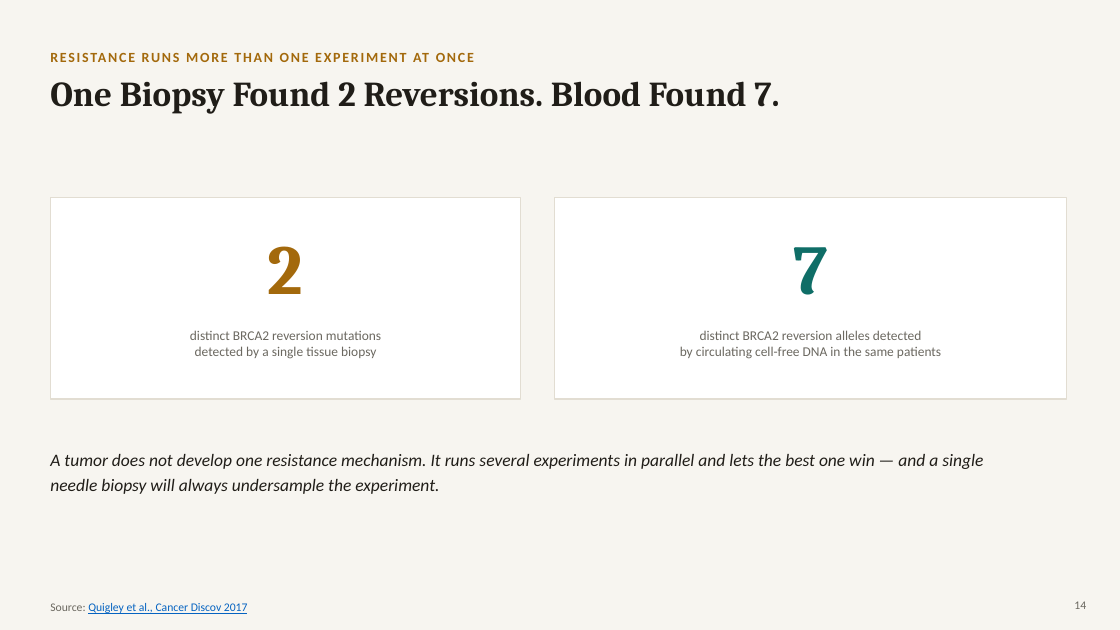
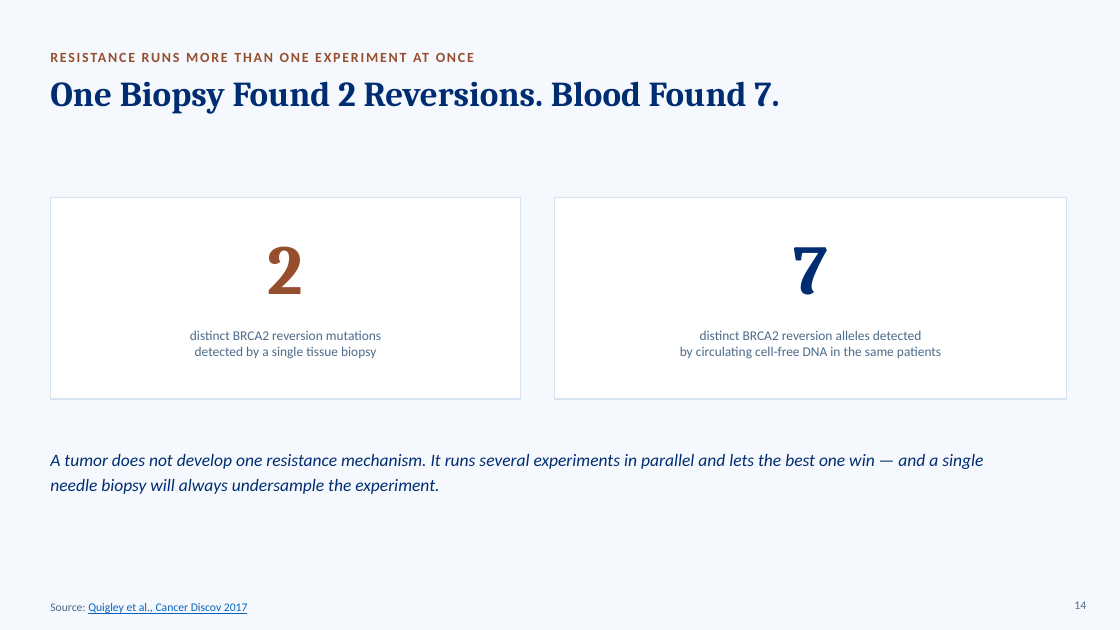
Before and after one commit to kpienta-cloud/FENG, a slide deck: slide 14 of slides/Transformative_Science_Feng_Keynote.pptx. Drawn at 1120x630 pixels with LibreOffice and Linux fonts; fonts in the diff are those of the drawing. Boxes give left, top, right and bottom in pixels: in the first picture for what was removed or moved away, otherwise in the second. Text is boxed around its words. In the diff, an @@ line names an element or a change of style, - is before the commit and + after.

Commit message:
Re-theme keynote deck with official Johns Hopkins brand colors (Heritage Blue / Spirit Blue / Gold)

```diff
--- a/slides/Transformative_Science_Feng_Keynote.pptx
+++ b/slides/Transformative_Science_Feng_Keynote.pptx
@@ background #F7F5F0 to #F5F8FC @@
@@ text "RESISTANCE RUNS MORE THAN ONE ..." at [413, 53, 429, 62]: text colour #A3690C to #964F2E @@
@@ text "One Biopsy Found 2 Reversions. ..." at [50, 81, 779, 114]: text colour #201D18 to #002D72 @@
@@ rectangle at [50, 197, 521, 399]: outline #E2DDD2 1 pt to #D6E4F2 1 pt @@
@@ text "2" at [268, 246, 303, 294]: text colour #A3690C to #964F2E @@
@@ rectangle at [555, 197, 1067, 399]: outline #E2DDD2 1 pt to #D6E4F2 1 pt @@
@@ text "7" at [793, 247, 828, 295]: text colour #0F6E67 to #002D72 @@
@@ text "A tumor does not develop ..." at [50, 454, 983, 494]: text colour #201D18 to #002D72 @@
@@ text "Source: Quigley et al., Cancer ..." at [50, 603, 248, 614]: text colour #6B6860 to #4A6B8A in "Source:" @@
@@ text colour #6B6860 to #4A6B8A in 3 elements at [190, 330, 381, 359], [680, 330, 941, 359], [1074, 601, 1086, 609] @@
```
Also in this commit, not shown: 33 other slides changed.
